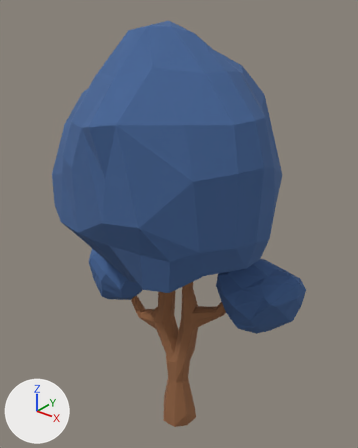
An edit to the glTF model assets/models/trees/tree-winter-complete/tree-winter-complete-3-007.glb, drawn before and after from the same camera.
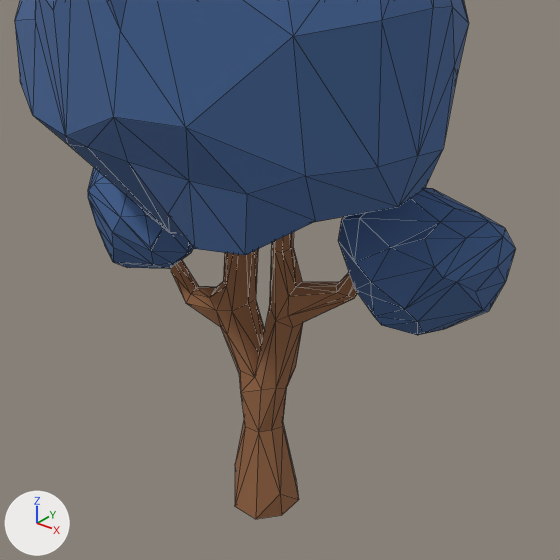
Each version is shown whole from a 50 mm lens placed at (1.003, -1.309, 4.955), pointed at (-0.18, 0.169, 4.039), then close up on the part from 12% to 92% of the width and 36% to 100% of the height. Arrows for +X, +Y and +Z are at lower left; the lights stay in place. The last two pictures show the newer version. The close-ups show mesh edges as thin lines. Where no turn or scale is listed for an object, it has been applied to the vertices. Vertices at exactly the same position are counted once.
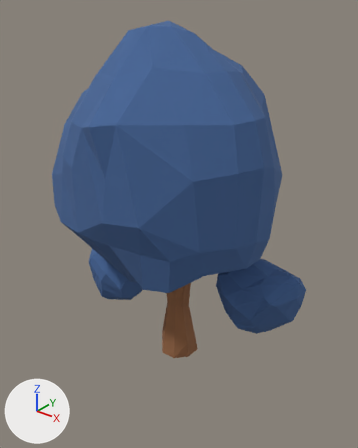
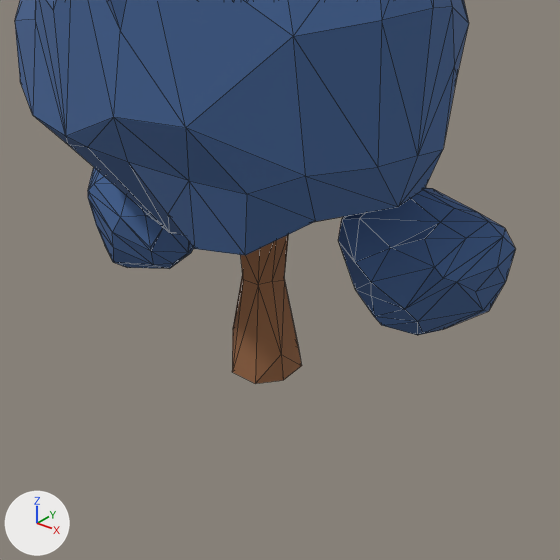
The newer file is also turned or shifted as a whole; pictures and numbers use the older file's frame.

Where the change shows, as pixel boxes [x1, y1, x2, y2] in the close-ups (560 x 560 px):
'Object_447', moved
    before: [171, 232, 357, 519]
    after: [232, 235, 302, 384]

The edits, one by one:
me_object_246 is used by ob_object_447; location (-0.174, 0.145, 3.601).
me_object_246 had 125 vertices, 246 faces and spanned x -0.263..0.262, y -0.087..0.078, z -0.617..0.443.
me_object_246 now has 125 vertices, 246 faces and spans x -0.263..0.262, y -0.087..0.078, z -0.184..0.877.
me_object_246 part 1: the whole mesh is moved by (0.0, 0.0, 0.433).
